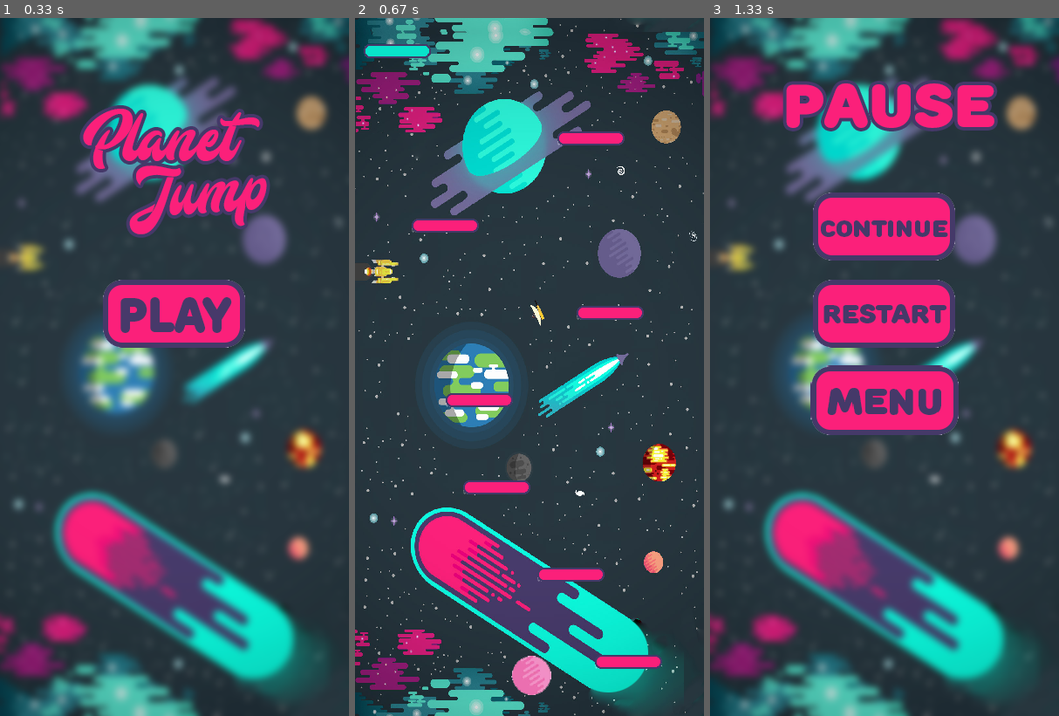
Above: before the commit, frames 1-3 (left to right).
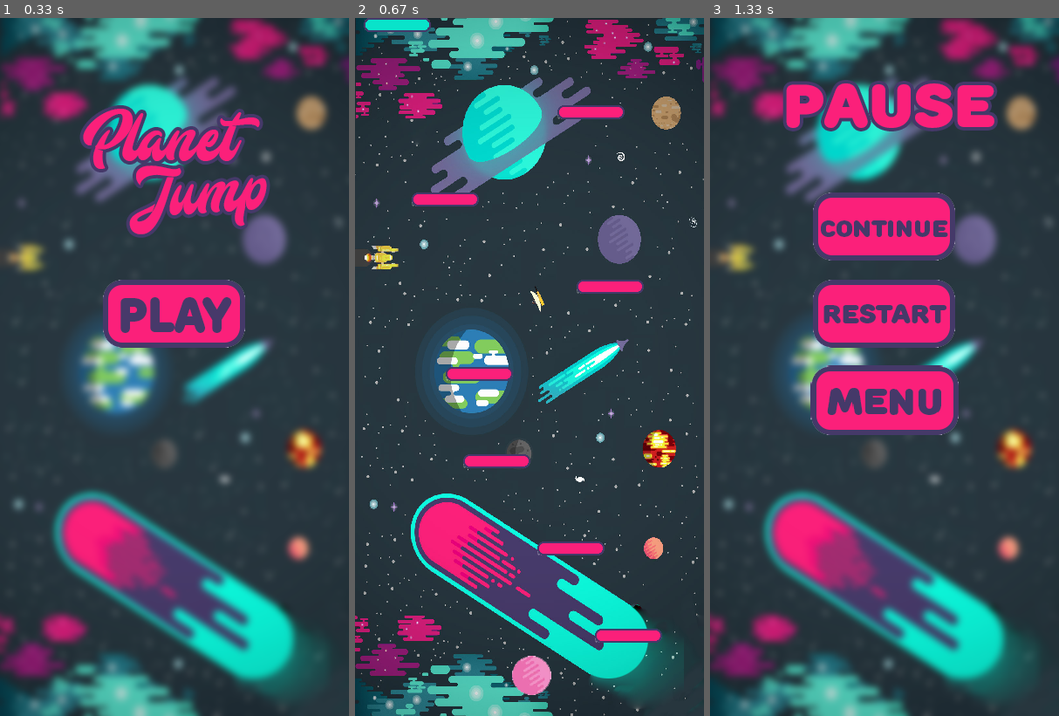
Above: after the commit, the same moments.

Repository: Protocs/pygame-for-kids
Game: pygame game, started from main.py
Two runs of this game, one before a commit and one after it. Both use one fixed random seed, a clock stepped at 60 frames per second and the inputs below.
Inputs (mouse positions are in pixels of both pictures, inside the frame that each line leads up to):
- Up to frame 1 (0.33 s): no input
- Up to frame 2 (0.67 s): click (529, 311) at 0.38 s
- Up to frame 3 (1.33 s): hold Esc 0.83-1.3 s; hold Right 0.83-1.3 s; move the mouse to (870, 394) at 0.87 s

Frame 1 is identical in both runs. In frame 2, 29% of the frame differs, in the area x 0-100%, y 0-100%; in frame 3, nothing differs.

Commit message:
Следование фона и платформ за игроком

Diff:
--- a/planetjump/game.py
+++ b/planetjump/game.py
@@ -35,7 +35,8 @@
                     self.set_pause()
 
     def update(self):
-        self.background_scrolling()
+        if self.player.rect.y < 380 and self.player.moving:
+            self.background_scrolling(self.player.speeding / 2)
         self.draw_backgrounds()
         self.all_sprites.draw(self.surface)
         self.player.update()
@@ -48,11 +49,11 @@
         self.surface.blit(first_bg.image, tuple(first_bg.point))
         self.surface.blit(second_bg.image, tuple(second_bg.point))
 
-    def background_scrolling(self):
+    def background_scrolling(self, dy):
         first_bg, second_bg = self.backgrounds
         if first_bg.point.y <= 800:
-            first_bg.point.y += 1
-            second_bg.point.y += 1
+            first_bg.point.y += dy
+            second_bg.point.y += dy
         else:
             self.backgrounds = [Background(0, 0), Background(0, -800)]
 
--- a/planetjump/platform.py
+++ b/planetjump/platform.py
@@ -8,6 +8,7 @@
 class Platform(pygame.sprite.Sprite):
     def __init__(self, game, surface, y):
         super().__init__(game.all_sprites)
+        self.game = game
         self.surface = surface
         self.image = load_image("platform.png")
         self.rect = self.image.get_rect()
@@ -16,7 +17,8 @@
 
     def update(self):
         if self.rect.y <= 800:
-            self.rect.y += 2
+            if self.game.player.rect.y < 380:
+                self.rect.y += self.game.player.speeding
         else:
             self.rect.y = -16
             self.rect.x = randint(0, 323)
--- a/planetjump/player.py
+++ b/planetjump/player.py
@@ -31,7 +31,8 @@
             self.rect.x = -22
 
         if self.speeding > 0 and self.moving:
-            self.rect.y -= round(self.speeding)
+            if self.rect.y >= 380:
+                self.rect.y -= self.speeding
             self.speeding -= 0.06
         else:
             self.moving = False
